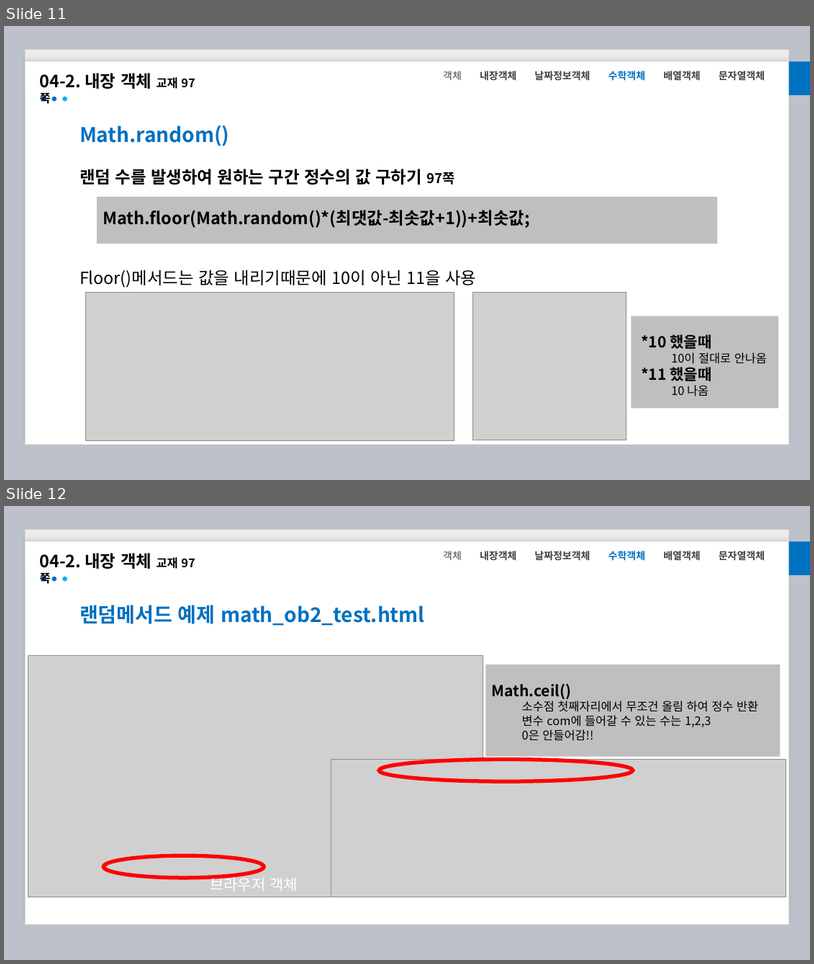
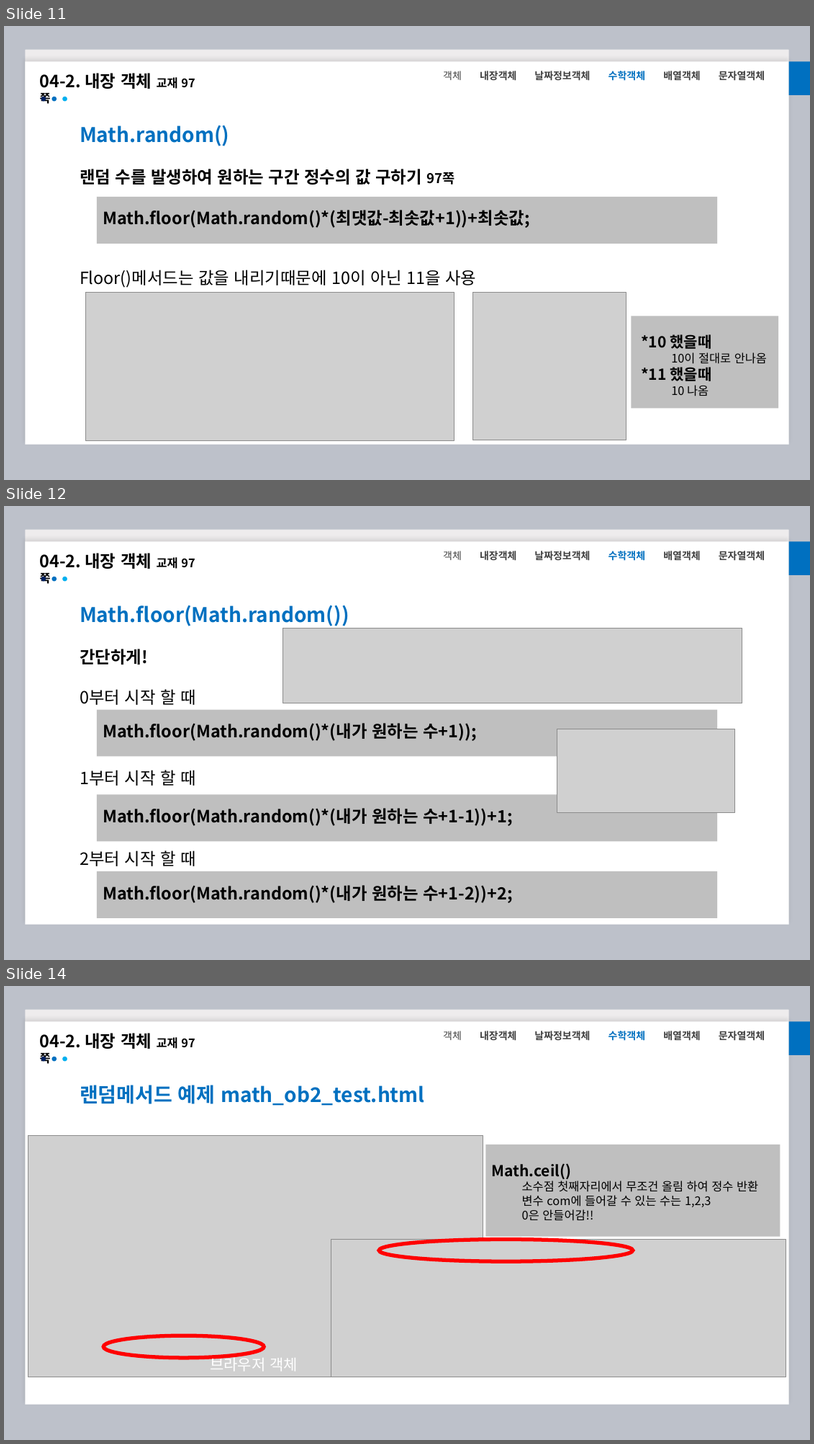
Before and after one commit to kimnafla11/JavaScript, a slide deck: 4/9월16일.pptx. Shown one above the other, each under a label of ours: slides 11 and 12 before the commit, slides 11, 12 and 14 after it; the slides between them are not shown. The pictures are 814x964 and 814x1444 pixels, drawn with LibreOffice and Linux fonts; fonts in the diff are those of the drawing; grey boxes stand for pictures. Boxes give left, top, right and bottom in pixels: in the first picture for what was removed or moved away, otherwise in the second. Text is boxed around its words. In the diff, an @@ line names an element or a change of style, - is before the commit and + after.

```diff
--- a/4/9월16일.pptx
+++ b/4/9월16일.pptx
@@ slide 12 added at (4, 506, 810, 960), background #BDC1CA; not listed: 2 template elements that a slide beside it also shows @@
@@ rectangle added at (790, 542, 810, 576), fill #0070C0 @@
@@ text added at (40, 553, 178, 569), 20 pt, text #000000, bold @@
+04-2. 내장 객체 교재 97쪽
@@ text added at (443, 551, 462, 560), 12 pt, text #404040 @@
+객체
@@ text added at (480, 551, 517, 561), 12 pt, text #404040, bold @@
+내장객체
@@ text added at (535, 551, 590, 561), 12 pt, text #404040, bold @@
+날짜정보객체
@@ text added at (609, 551, 646, 561), 12 pt, text #0070C0, bold @@
+수학객체
@@ text added at (664, 551, 700, 560), 12 pt, text #404040, bold @@
+배열객체
@@ text added at (719, 551, 765, 561), 12 pt, text #404040, bold @@
+문자열객체
@@ ellipse added at (41, 576, 46, 581), fill #002060 @@
@@ ellipse added at (52, 576, 57, 581), fill #0070C0 @@
@@ ellipse added at (63, 576, 67, 581), fill #00B0F0 @@
@@ text added at (80, 605, 350, 866), 20 pt, text #000000, bold @@
+Math.floor(Math.random())
+간단하게!
+0부터 시작 할 때
+1부터 시작 할 때
+2부터 시작 할 때
@@ picture added at (283, 628, 742, 703) @@
@@ rectangle added at (97, 709, 718, 756), fill #BFBFBF @@
@@ text added at (103, 723, 476, 741), 20 pt, text #000000, bold @@
+Math.floor(Math.random()*(내가 원하는 수+1));
@@ picture added at (557, 729, 736, 813) @@
@@ rectangle added at (97, 795, 718, 841), fill #BFBFBF @@
@@ text added at (103, 808, 512, 826), 20 pt, text #000000, bold @@
+Math.floor(Math.random()*(내가 원하는 수+1-1))+1;
@@ rectangle added at (97, 871, 718, 918), fill #BFBFBF @@
@@ text added at (103, 885, 512, 903), 20 pt, text #000000, bold @@
+Math.floor(Math.random()*(내가 원하는 수+1-2))+2;
@@ what was slide 12 is now slide 14 @@
```
Also in this commit, not shown: 5 slides changed, 1 other slide added, 5 other files.
